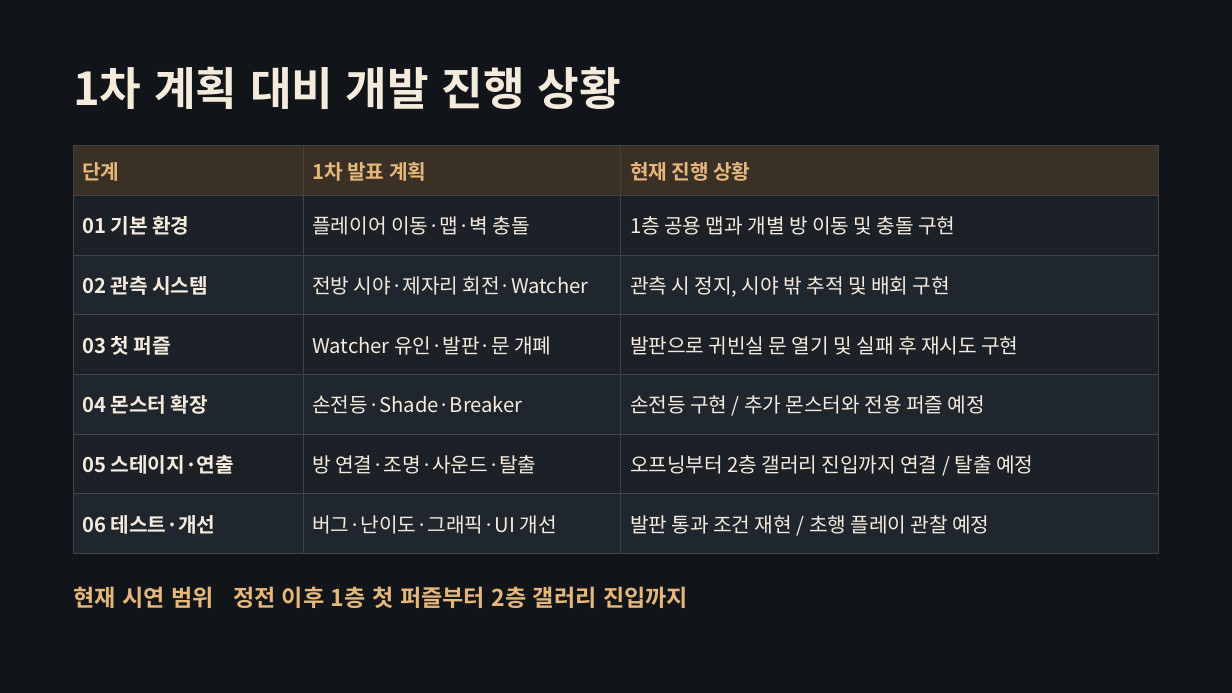
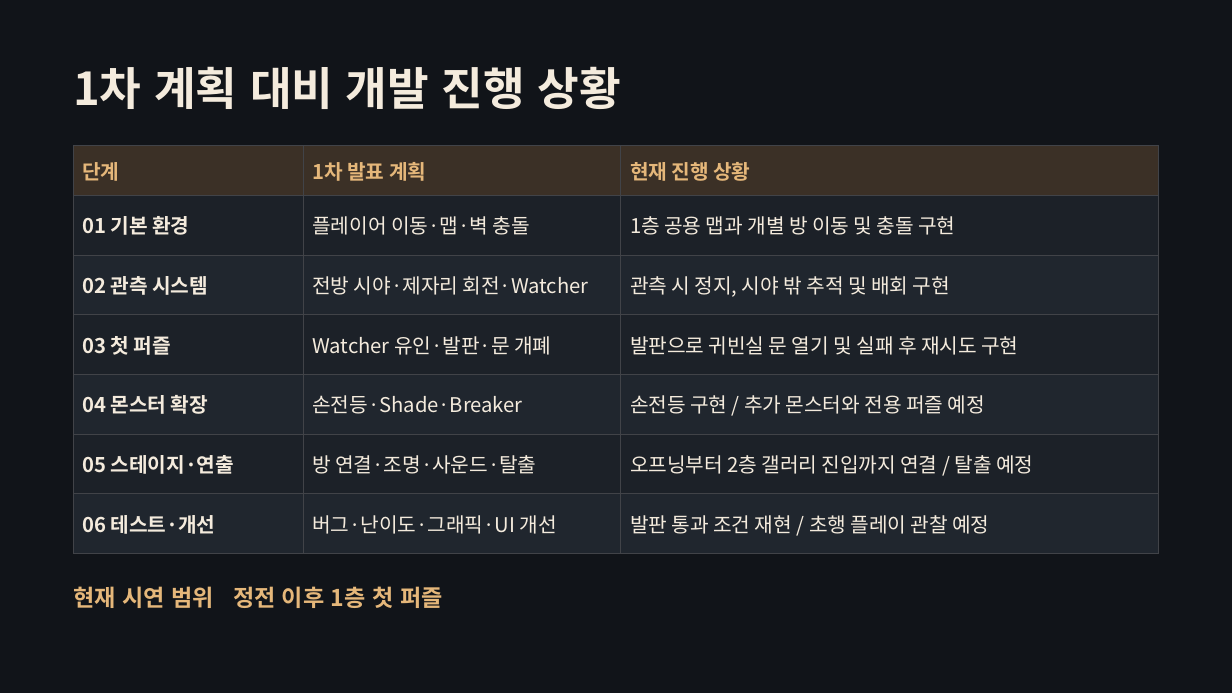
Before and after one commit to jogomme/OutOfSight, a slide deck: slide 4 of docs/OUT_OF_SIGHT_2차_발표_수정본.pptx. Drawn at 1232x693 pixels with LibreOffice and Linux fonts; fonts in the diff are those of the drawing. Boxes give left, top, right and bottom in pixels: in the first picture for what was removed or moved away, otherwise in the second. Text is boxed around its words. In the diff, an @@ line names an element or a change of style, - is before the commit and + after.

```diff
--- a/docs/OUT_OF_SIGHT_2차_발표_수정본.pptx
+++ b/docs/OUT_OF_SIGHT_2차_발표_수정본.pptx
@@ text at bbox=[73, 586, 443, 608]: text changed @@
-현재 시연 범위 정전 이후 1층 첫 퍼즐부터 2층 갤러리 진입까지
+현재 시연 범위 정전 이후 1층 첫 퍼즐
```
Also in this commit, not shown: 1 other file.
